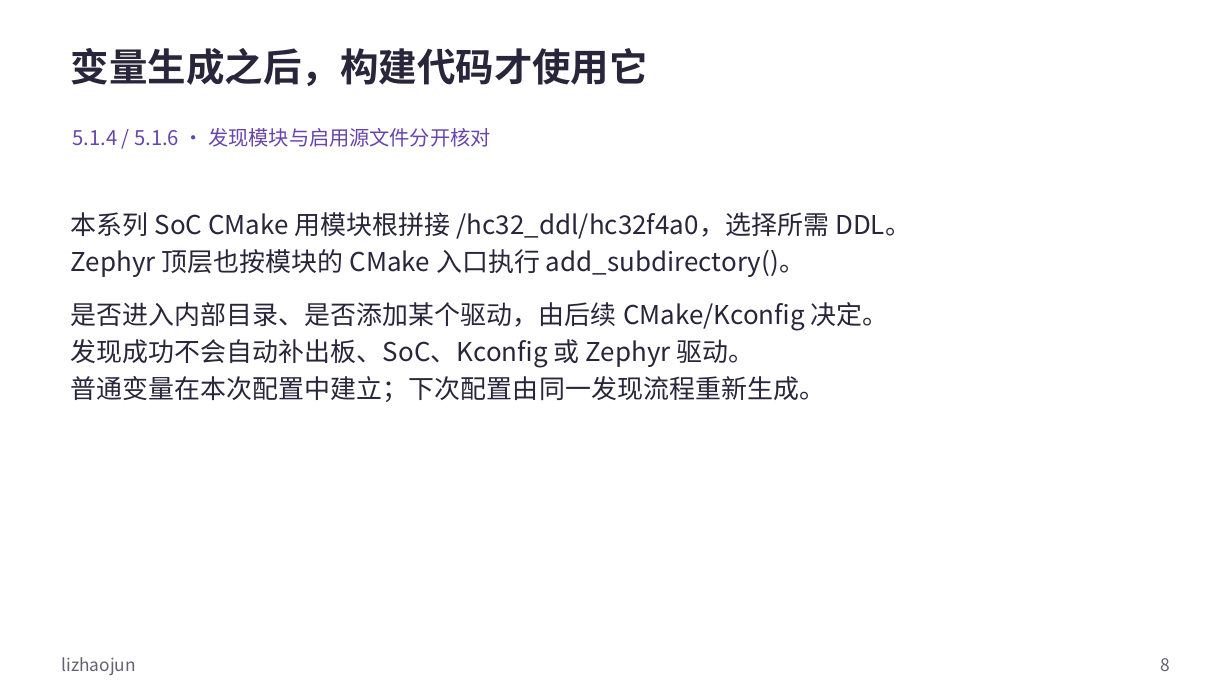
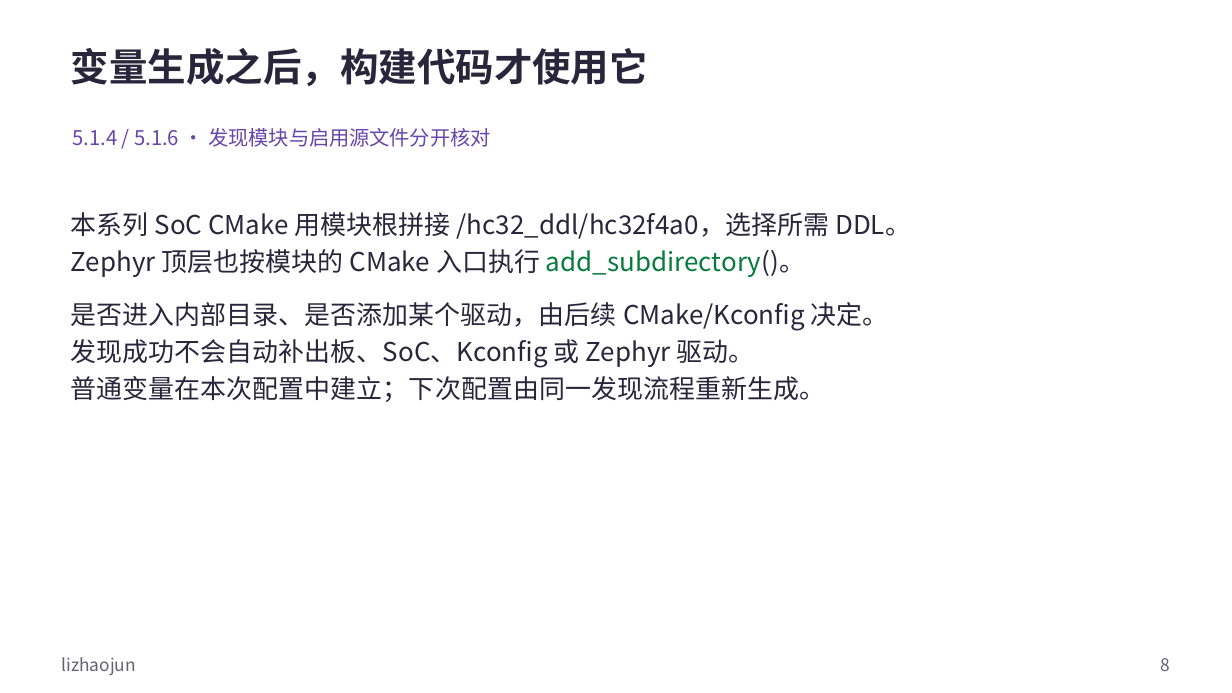
Before and after one commit to FormingSystem/zephyr_hc32f4a0, a slide deck: slide 8 of learning/P01_zephyr_make_project/slides/P005_源码模块接入Zephyr工程_Windows.pptx. Drawn at 1232x693 pixels with LibreOffice and Linux fonts; fonts in the diff are those of the drawing. Boxes give left, top, right and bottom in pixels: in the first picture for what was removed or moved away, otherwise in the second. Text is boxed around its words. In the diff, an @@ line names an element or a change of style, - is before the commit and + after.

Commit message:
content(learning/modules): 统一源码模块接入图示与代码样式
- 区分模块路径、YAML 字段、派生变量与 CMake 接口，补图例并校正下载及新增板章节的导航文字。
- 正式 PPT 与可重建原生源同步，保留封面、媒体、批注和非正文页脚署名。

```diff
--- a/learning/P01_zephyr_make_project/slides/P005_源码模块接入Zephyr工程_Windows.pptx
+++ b/learning/P01_zephyr_make_project/slides/P005_源码模块接入Zephyr工程_Windows.pptx
@@ text at (x1=71, y1=249, x2=805, y2=277): text colour #29263B to #087B3D in "add_subdirectory()。" @@
```
Also in this commit, not shown: 11 other slides changed, 14 other files.
